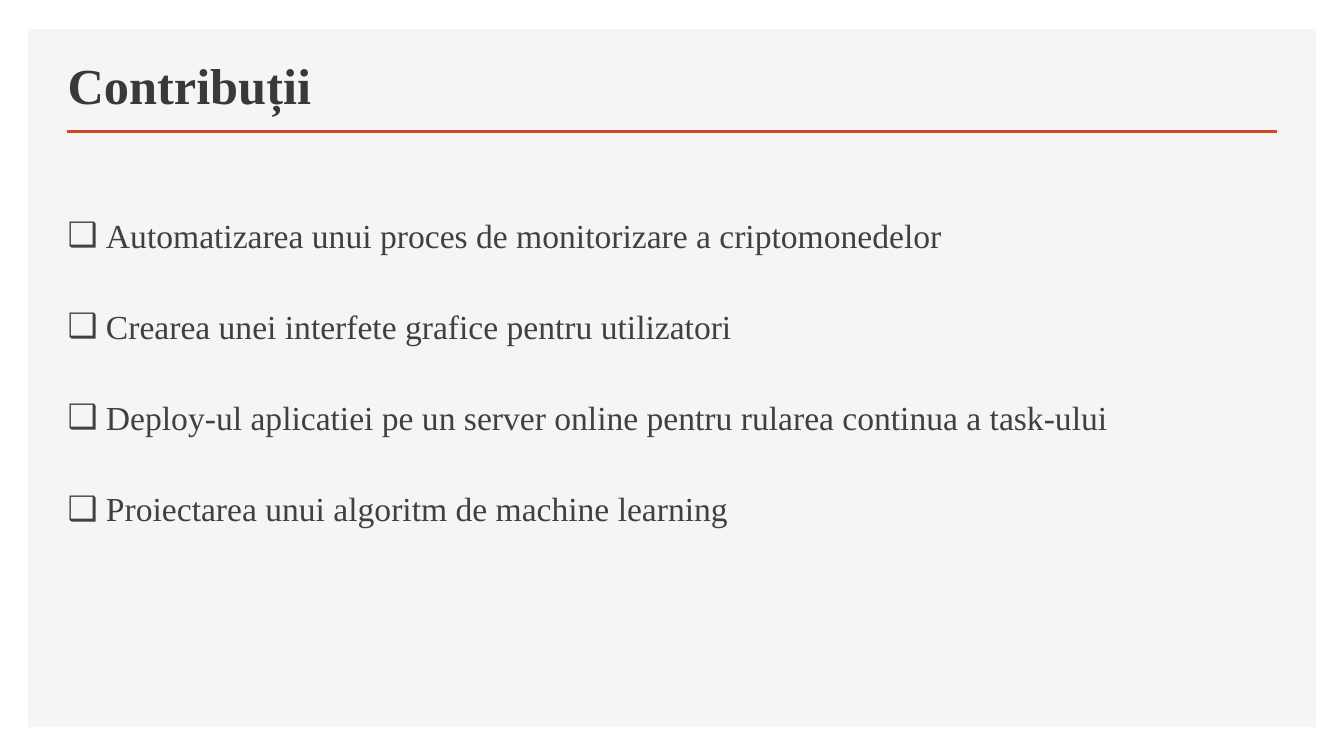
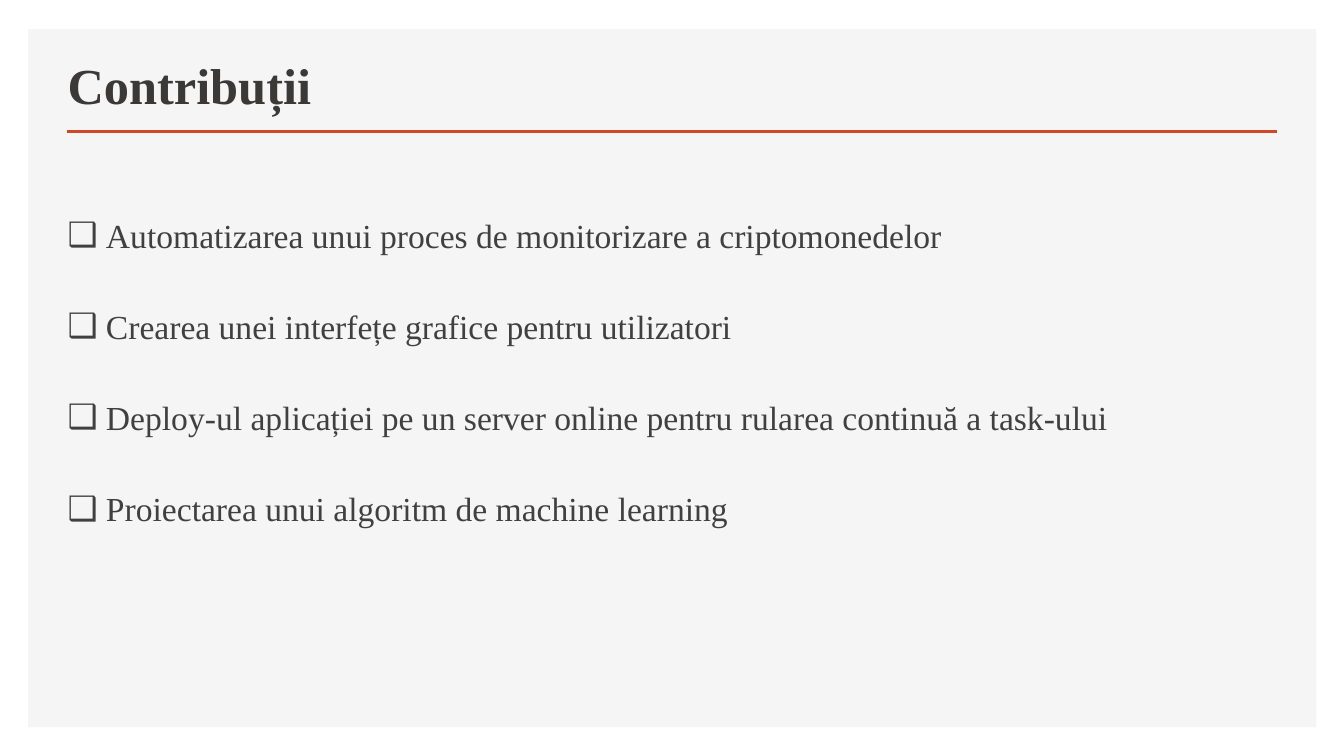
Before and after one commit to ApuscasiteiSilviu/CryptoManagementLicenta, a slide deck: slide 7 of Licenta2020ApuscasiteiSilviuAlexandru/Prezentare_Licenta_CryptoManagement (1).pptx (slide 6 before the commit). Drawn at 1344x756 pixels with LibreOffice and Linux fonts; fonts in the diff are those of the drawing. Boxes give left, top, right and bottom in pixels: in the first picture for what was removed or moved away, otherwise in the second. Text is boxed around its words. In the diff, an @@ line names an element or a change of style, - is before the commit and + after.

```diff
--- a/Licenta2020ApuscasiteiSilviuAlexandru/Prezentare_Licenta_CryptoManagement (1).pptx
+++ b/Licenta2020ApuscasiteiSilviuAlexandru/Prezentare_Licenta_CryptoManagement (1).pptx
@@ text at (106, 315, 1108, 437): text changed @@
-❑ Crearea unei interfete grafice pentru utilizatori
-❑ Deploy-ul aplicatiei pe un server online pentru rularea continua a task-ului
+❑ Crearea unei interfețe grafice pentru utilizatori
+❑ Deploy-ul aplicației pe un server online pentru rularea continuă a task-ului
```
Also in this commit, not shown: 8 other slides changed, 2 slides added, 1 slide removed.
